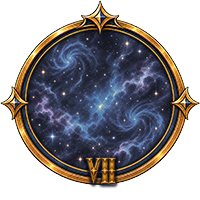
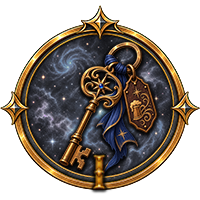
Two versions of the same layered image (200 x 200). Layer-by-layer changes:
hid "Livello 7", painted on it over (80, 154, 120, 190)
showed "Livello 1", painted on it over (93, 154, 106, 190)
removed layer "frame_full2" over (0, 0, 200, 185)
added layer "frame" above "Type" over (0, 5, 200, 190)
added group "Type" with 24 layers above "frame_full2" over (0, 6, 197, 194)
added layer "breeze" in group "Type" over (59, 41, 157, 188)
added layer "frame_full2" over (0, 5, 200, 190)